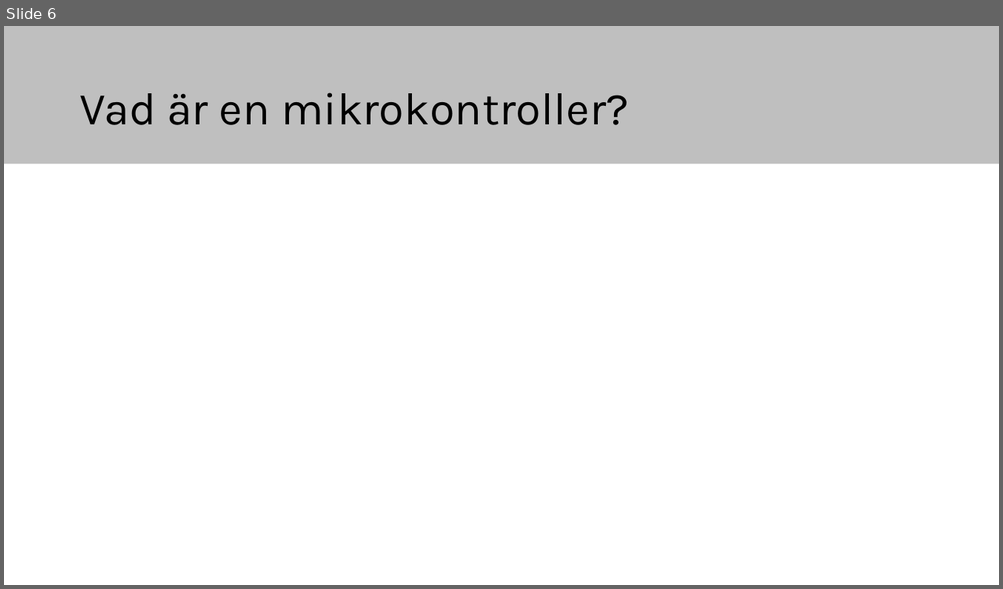
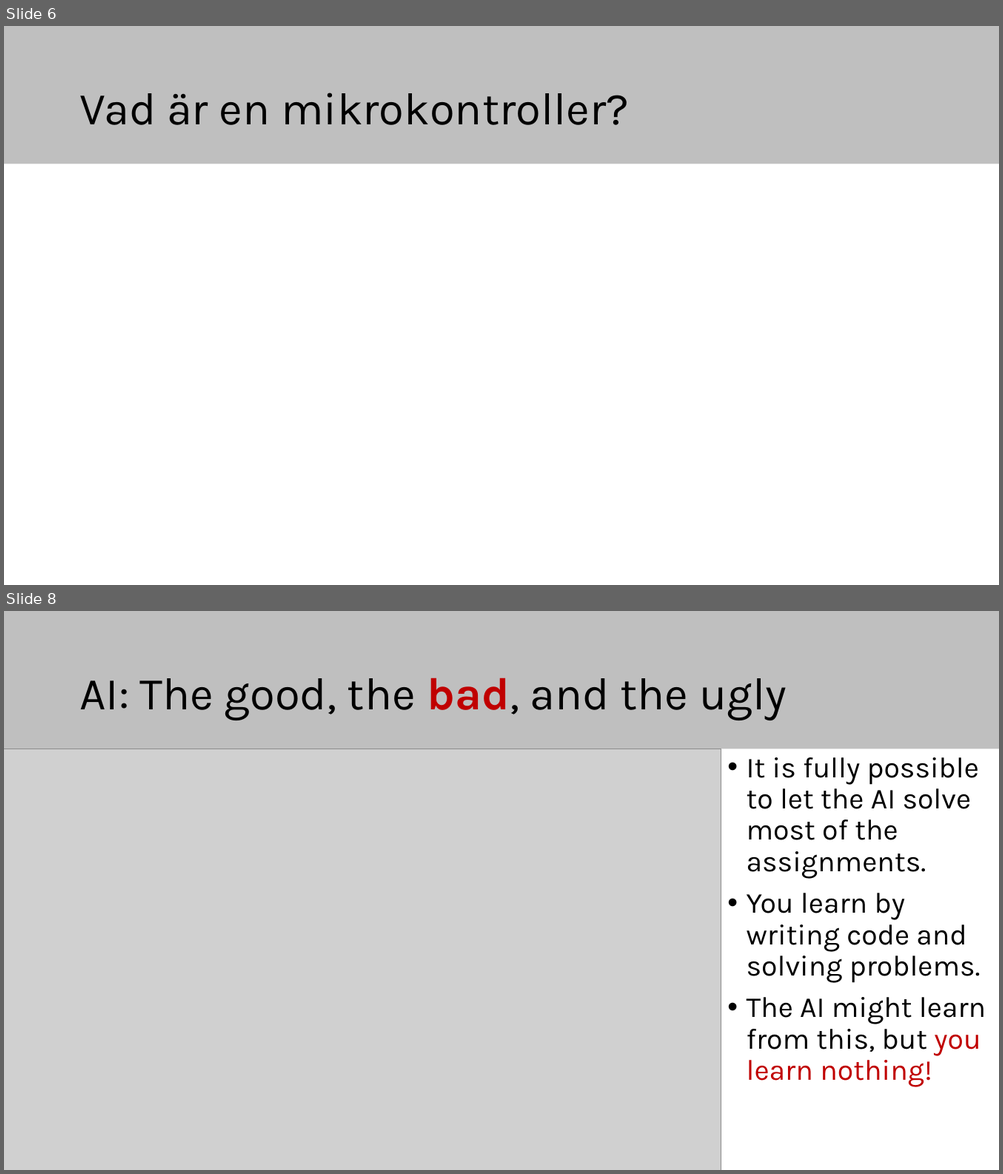
Before and after one commit to elias-at-chalmers/mop-lecture_notes-mirror, a slide deck: slides/lecture01-introduction.pptx. Shown one above the other, each under a label of ours: slide 6 before the commit, slides 6 and 8 after it; the slides between them are not shown. The pictures are 1003x589 and 1003x1174 pixels, drawn with LibreOffice and Linux fonts; fonts in the diff are those of the drawing; grey boxes stand for pictures. Boxes give left, top, right and bottom in pixels: in the first picture for what was removed or moved away, otherwise in the second. Text is boxed around its words. In the diff, an @@ line names an element or a change of style, - is before the commit and + after.

```diff
--- a/slides/lecture01-introduction.pptx
+++ b/slides/lecture01-introduction.pptx
@@ slide 8 added at (4,611,999,1170), background #FFFFFF; not listed: 1 template element that a slide beside it also shows @@
@@ title added at (79,678,786,721), 44 pt, text #000000 @@
+AI: The good, the bad, and the ugly
@@ picture added at (4,749,720,1170) @@
@@ picture added at (4,749,721,1170) @@
@@ text added at (746,758,985,1088), 28 pt, text #000000 @@
+• It is fully possible to let the AI solve most of the assignments.
+• You learn by writing code and solving problems.
+• The AI might learn from this, but you learn nothing!
```
Also in this commit, not shown: 2 other slides added, 3 other files.
